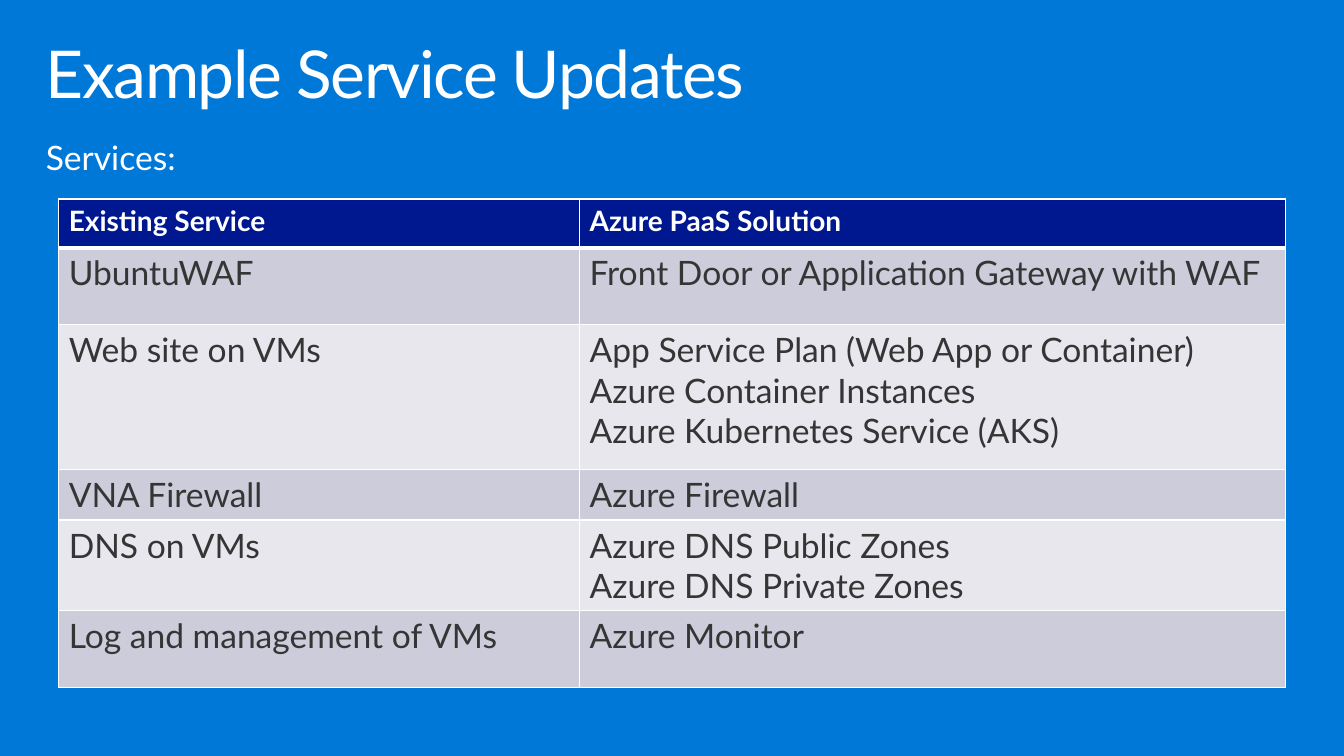
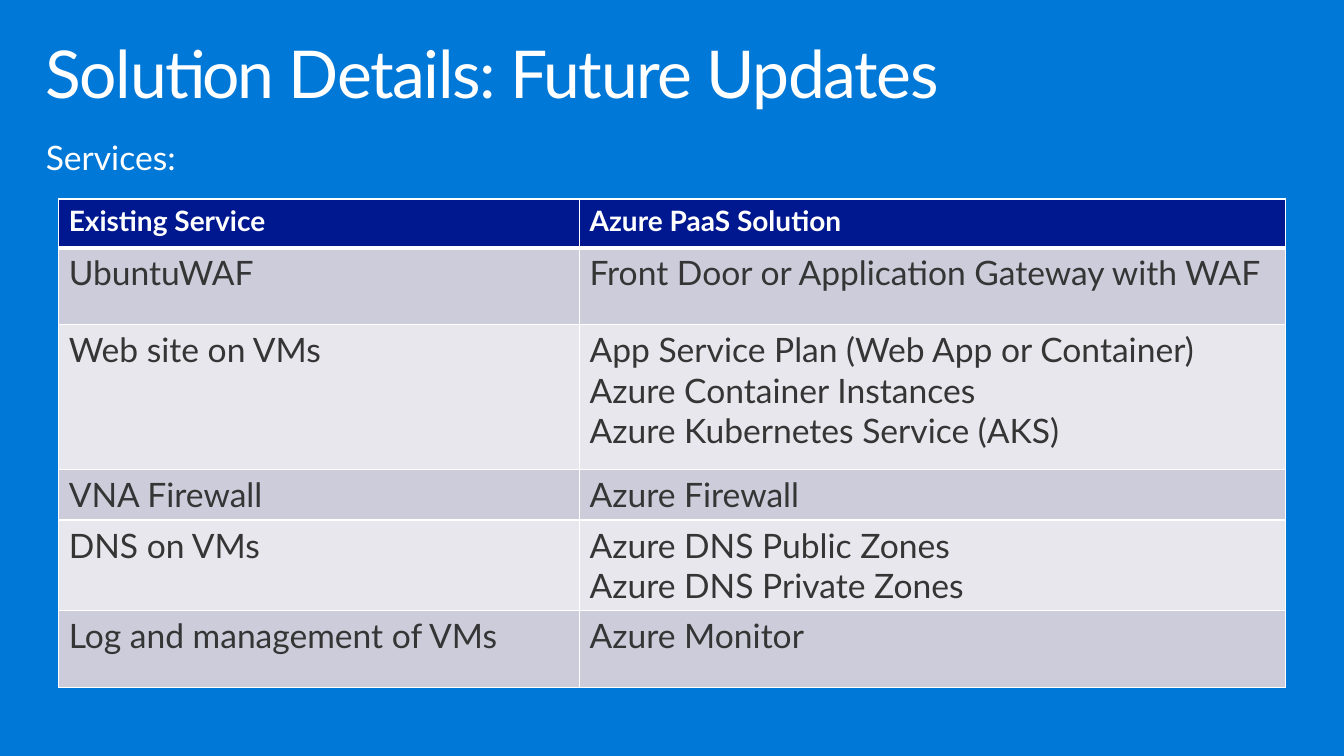
Before and after one commit to thinhnotes/MCW-Line-of-business-application-migration, a slide deck: slide 29 of Whiteboard design session/WDS trainer presentation - Line-of-business application migration.pptx (slide 34 before the commit). Drawn at 1344x756 pixels with LibreOffice and Linux fonts; fonts in the diff are those of the drawing. Boxes give left, top, right and bottom in pixels: in the first picture for what was removed or moved away, otherwise in the second. Text is boxed around its words. In the diff, an @@ line names an element or a change of style, - is before the commit and + after.

```diff
--- a/Whiteboard design session/WDS trainer presentation - Line-of-business application migration.pptx
+++ b/Whiteboard design session/WDS trainer presentation - Line-of-business application migration.pptx
@@ title at (x1=46, y1=49, x2=938, y2=110): text changed @@
-Example Service Updates
+Solution Details: Future Updates
```
Also in this commit, not shown: 1 other file.
